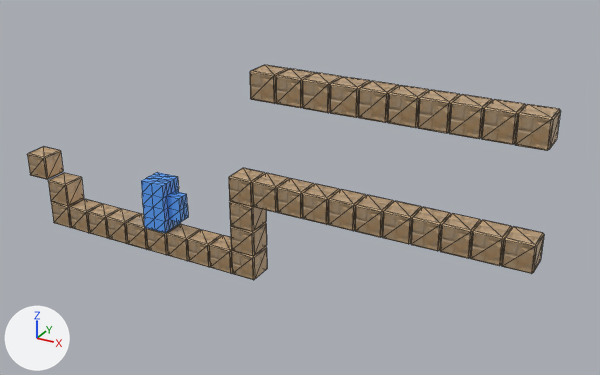
The Blender file MapEditor/DFProject/DFProject.blend: old version first, new version second.
Camera for both pictures: a 50 mm lens placed at (37.9, -46.5, 31.1), pointed at (11.4, 1.8, 7.0). The lights are fixed; the arrows at lower left show +X, +Y and +Z. Mesh edges are drawn as thin lines.

Script lines for the objects in view, before the commit:
```python
ob_normalblock_011 = bpy.data.objects.new('NormalBlock.011', me_cube_013)
ob_normalblock_011.location = (8.0, 0.0, 7.0)
ob_normalblock_011.rotation_euler = (1.571, 0.0, -3.142)  # degrees (90, 0, -180)
ob_normalblock_015 = bpy.data.objects.new('NormalBlock.015', me_cube_017)
ob_normalblock_015.location = (10.0, 0.0, 7.0)
ob_normalblock_015.rotation_euler = (1.571, 0.0, -3.142)  # degrees (90, 0, -180)
ob_normalblock_016 = bpy.data.objects.new('NormalBlock.016', me_cube_018)
ob_normalblock_016.location = (12.0, 0.0, 7.0)
ob_normalblock_016.rotation_euler = (1.571, 0.0, -3.142)  # degrees (90, 0, -180)
ob_normalblock_017 = bpy.data.objects.new('NormalBlock.017', me_cube_019)
ob_normalblock_017.location = (14.0, 0.0, 7.0)
ob_normalblock_017.rotation_euler = (1.571, 0.0, -3.142)  # degrees (90, 0, -180)
ob_normalblock_018 = bpy.data.objects.new('NormalBlock.018', me_cube_020)
ob_normalblock_018.location = (18.0, 0.0, 7.0)
ob_normalblock_018.rotation_euler = (1.571, 0.0, -3.142)  # degrees (90, 0, -180)
ob_normalblock_019 = bpy.data.objects.new('NormalBlock.019', me_cube_021)
ob_normalblock_019.location = (16.0, 0.0, 7.0)
ob_normalblock_019.rotation_euler = (1.571, 0.0, -3.142)  # degrees (90, 0, -180)
ob_normalblock_020 = bpy.data.objects.new('NormalBlock.020', me_cube_022)
ob_normalblock_020.location = (26.0, 0.0, 7.0)
ob_normalblock_020.rotation_euler = (1.571, 0.0, -3.142)  # degrees (90, 0, -180)
ob_normalblock_021 = bpy.data.objects.new('NormalBlock.021', me_cube_023)
ob_normalblock_021.location = (28.0, 0.0, 7.0)
ob_normalblock_021.rotation_euler = (1.571, 0.0, -3.142)  # degrees (90, 0, -180)
ob_normalblock_032 = bpy.data.objects.new('NormalBlock.032', me_cube_034)
ob_normalblock_032.location = (14.0, 0.0, 15.0)
ob_normalblock_032.rotation_euler = (1.571, 0.0, -3.142)  # degrees (90, 0, -180)
# also in view: 'NormalBlock.023' at (22.0, 0.0, 7.0); 'NormalBlock.034' at (10.0, 0.0, 15.0); 'NormalBlock.001' at (2.0, 0.0, 1.0); 'NormalBlock.012' at (8.0, 0.0, 5.0); 'NormalBlock.030' at (16.0, 0.0, 15.0)
```
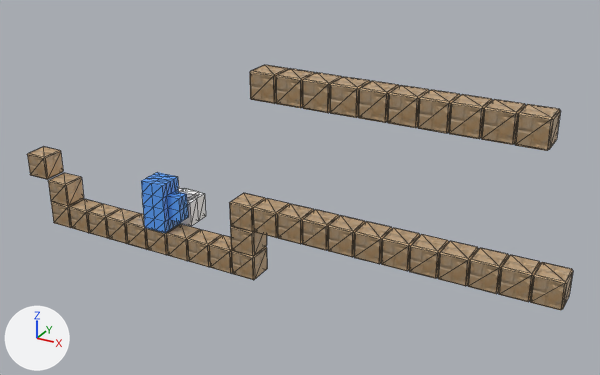
Edits to the scene script, one JSON object a line:
```json
{"op": "add", "block": "img_tex_png_001", "code": ["img_tex_png_001 = load_image('tex.png.001', '../../Resources/Model/StartHouse/tex.png', 1024, 1024, 'sRGB')"]}
{"op": "add", "block": "mat_material_037", "code": ["mat_material_037 = principled_material('Material.037')", "mat_material_037.texture = img_tex_png_001"]}
{"op": "add", "block": "me_cube", "code": ["me_cube = bpy.data.meshes.new('Cube')", "me_cube.from_pydata(...)  # 30 vertices, 56 faces; spans x -1.0..1.0, y -2.0..2.0, z -1.0..1.25", "me_cube.materials.append(mat_material_037)  # picture img_tex_png_001"]}
{"op": "set", "path": "ob_normalblock_011.location", "old": "(8.0, 0.0, 7.0)", "new": "(10.0, 0.0, 5.0)"}
{"op": "set", "path": "ob_normalblock_015.location", "old": "(10.0, 0.0, 7.0)", "new": "(12.0, 0.0, 5.0)"}
{"op": "set", "path": "ob_normalblock_016.location", "old": "(12.0, 0.0, 7.0)", "new": "(14.0, 0.0, 5.0)"}
{"op": "set", "path": "ob_normalblock_017.location", "old": "(14.0, 0.0, 7.0)", "new": "(16.0, 0.0, 5.0)"}
{"op": "set", "path": "ob_normalblock_018.location", "old": "(18.0, 0.0, 7.0)", "new": "(20.0, 0.0, 5.0)"}
{"op": "set", "path": "ob_normalblock_019.location", "old": "(16.0, 0.0, 7.0)", "new": "(18.0, 0.0, 5.0)"}
{"op": "set", "path": "ob_normalblock_020.location", "old": "(26.0, 0.0, 7.0)", "new": "(28.0, 0.0, 5.0)"}
{"op": "set", "path": "ob_normalblock_021.location", "old": "(28.0, 0.0, 7.0)", "new": "(30.0, 0.0, 5.0)"}
{"op": "set", "path": "ob_normalblock_022.location", "old": "(24.0, 0.0, 7.0)", "new": "(26.0, 0.0, 5.0)"}
{"op": "set", "path": "ob_normalblock_023.location", "old": "(22.0, 0.0, 7.0)", "new": "(24.0, 0.0, 5.0)"}
{"op": "set", "path": "ob_normalblock_024.location", "old": "(20.0, 0.0, 7.0)", "new": "(22.0, 0.0, 5.0)"}
{"op": "add", "block": "ob_starthouse", "code": ["ob_starthouse = bpy.data.objects.new('StartHouse', me_cube)", "ob_starthouse.location = (0.0, 2.0, 3.0)", "ob_starthouse.rotation_euler = (0.0, 0.0, 1.571)  # degrees (0, 0, 90)"]}
```

Where the change shows, as pixel boxes [x1, y1, x2, y2] in the pictures (600 x 375 px):
```json
{"object": "NormalBlock.021", "change": "moved", "before": [501, 227, 544, 274], "after": [530, 262, 573, 310]}
{"object": "NormalBlock.020", "change": "moved", "before": [470, 220, 512, 266], "after": [498, 255, 540, 302]}
{"object": "NormalBlock.022", "change": "moved", "before": [440, 213, 481, 258], "after": [467, 248, 509, 294]}
{"object": "NormalBlock.023", "change": "moved", "before": [410, 207, 451, 251], "after": [437, 241, 478, 286]}
{"object": "NormalBlock.024", "change": "moved", "before": [382, 201, 422, 244], "after": [409, 234, 449, 279]}
{"object": "NormalBlock.018", "change": "moved", "before": [354, 195, 394, 238], "after": [381, 228, 420, 271]}
{"object": "NormalBlock.019", "change": "moved", "before": [328, 189, 366, 231], "after": [354, 221, 392, 264]}
{"object": "NormalBlock.017", "change": "moved", "before": [302, 184, 340, 225], "after": [328, 215, 365, 257]}
{"object": "NormalBlock.016", "change": "moved", "before": [277, 178, 314, 218], "after": [302, 209, 339, 250]}
{"object": "NormalBlock.015", "change": "moved", "before": [252, 173, 289, 212], "after": [277, 204, 314, 244]}
{"object": "NormalBlock.011", "change": "moved", "before": [229, 168, 265, 207], "after": [253, 198, 290, 238]}
{"object": "StartHouse", "change": "added", "after": [179, 188, 206, 226]}
```
